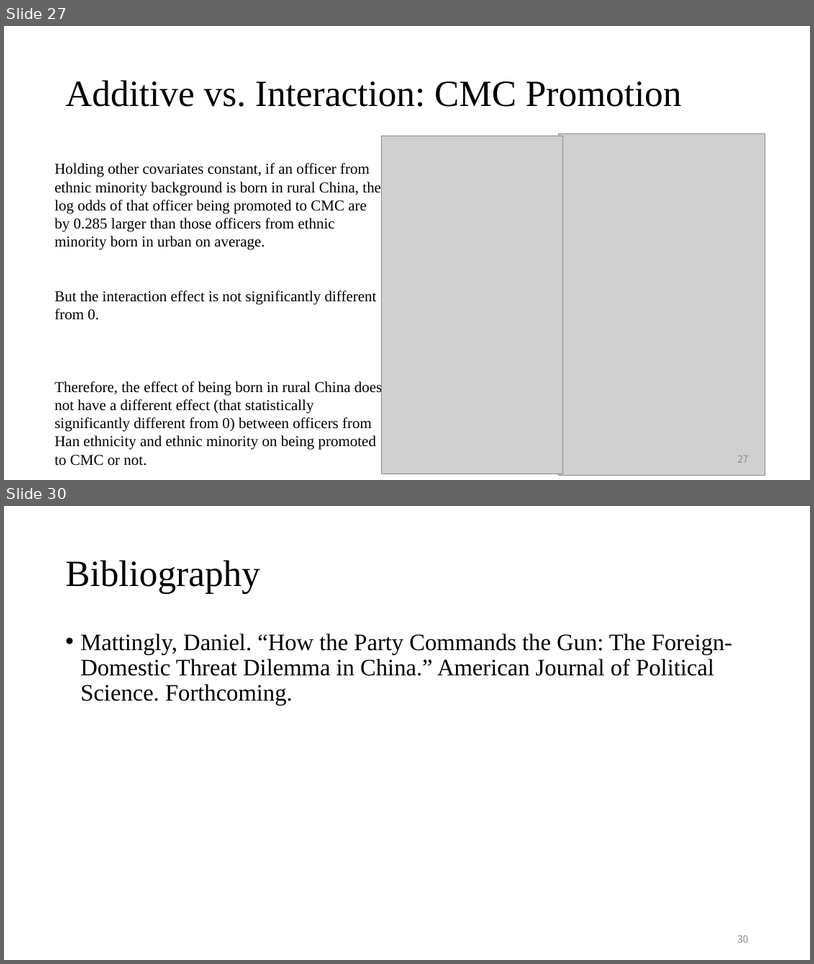
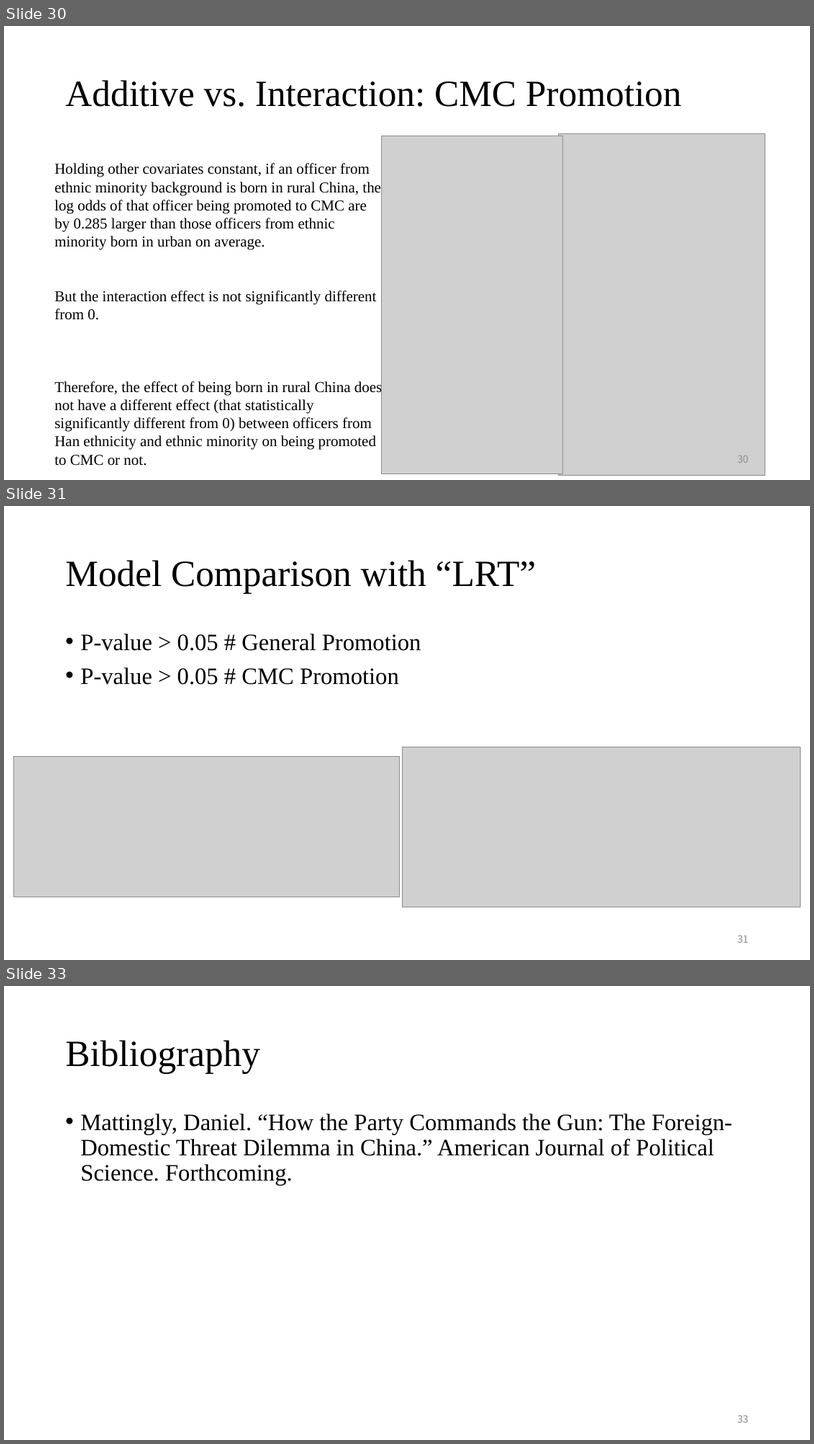
Before and after one commit to CaesarCoder/StatsII_Spring2023, a slide deck: Replication Project/Replication_Tianxin_Zhang_21352232.pptx. Shown one above the other, each under a label of ours: slides 27 and 30 before the commit, slides 30, 31 and 33 after it; the slides between them are not shown. The pictures are 814x964 and 814x1444 pixels, drawn with LibreOffice and Linux fonts; fonts in the diff are those of the drawing; grey boxes stand for pictures. Boxes give left, top, right and bottom in pixels: in the first picture for what was removed or moved away, otherwise in the second. Text is boxed around its words. In the diff, an @@ line names an element or a change of style, - is before the commit and + after.

```diff
--- a/Replication Project/Replication_Tianxin_Zhang_21352232.pptx
+++ b/Replication Project/Replication_Tianxin_Zhang_21352232.pptx
@@ slide 31 added at [4, 506, 810, 960], background #FFFFFF @@
@@ title added at [65, 560, 536, 593], 44 pt, text #000000 @@
+Model Comparison with “LRT”
@@ text added at [80, 633, 422, 685], 28 pt, text #000000 @@
+• P-value > 0.05 # General Promotion
+• P-value > 0.05 # CMC Promotion
@@ picture added at [14, 757, 400, 897] @@
@@ picture added at [403, 746, 801, 907] @@
@@ page number added at [738, 934, 749, 942], 12 pt, text #8C8C8C @@
+31
@@ what was slide 27 is now slide 30 @@
@@ page number at [738, 455, 749, 462]: text changed @@
-27
+30
@@ what was slide 30 is now slide 33 @@
@@ page number at [738, 1414, 749, 1422]: text changed @@
-30
+33
```
Also in this commit, not shown: 6 slides changed, 2 other slides added, 7 other files.
